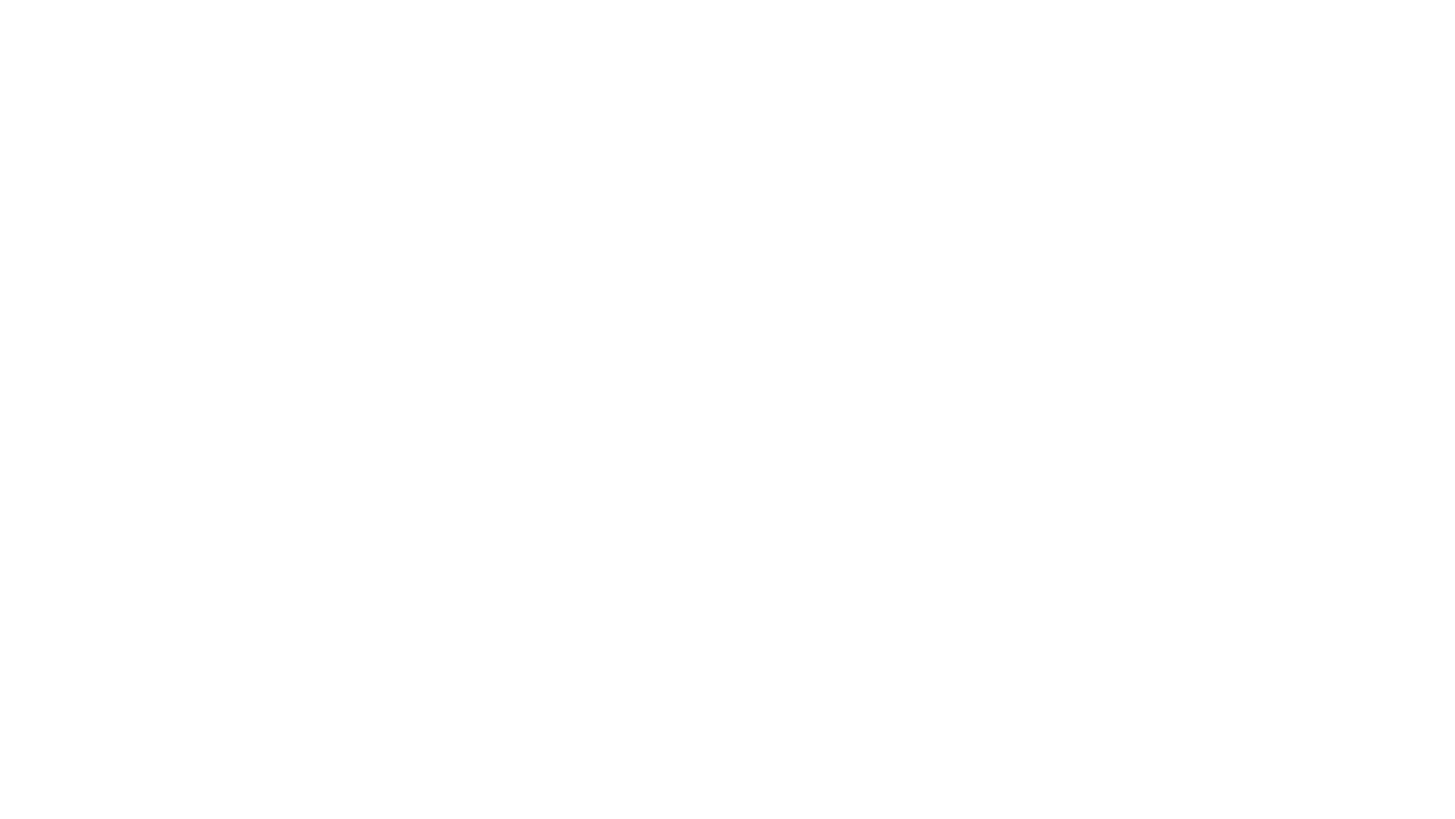
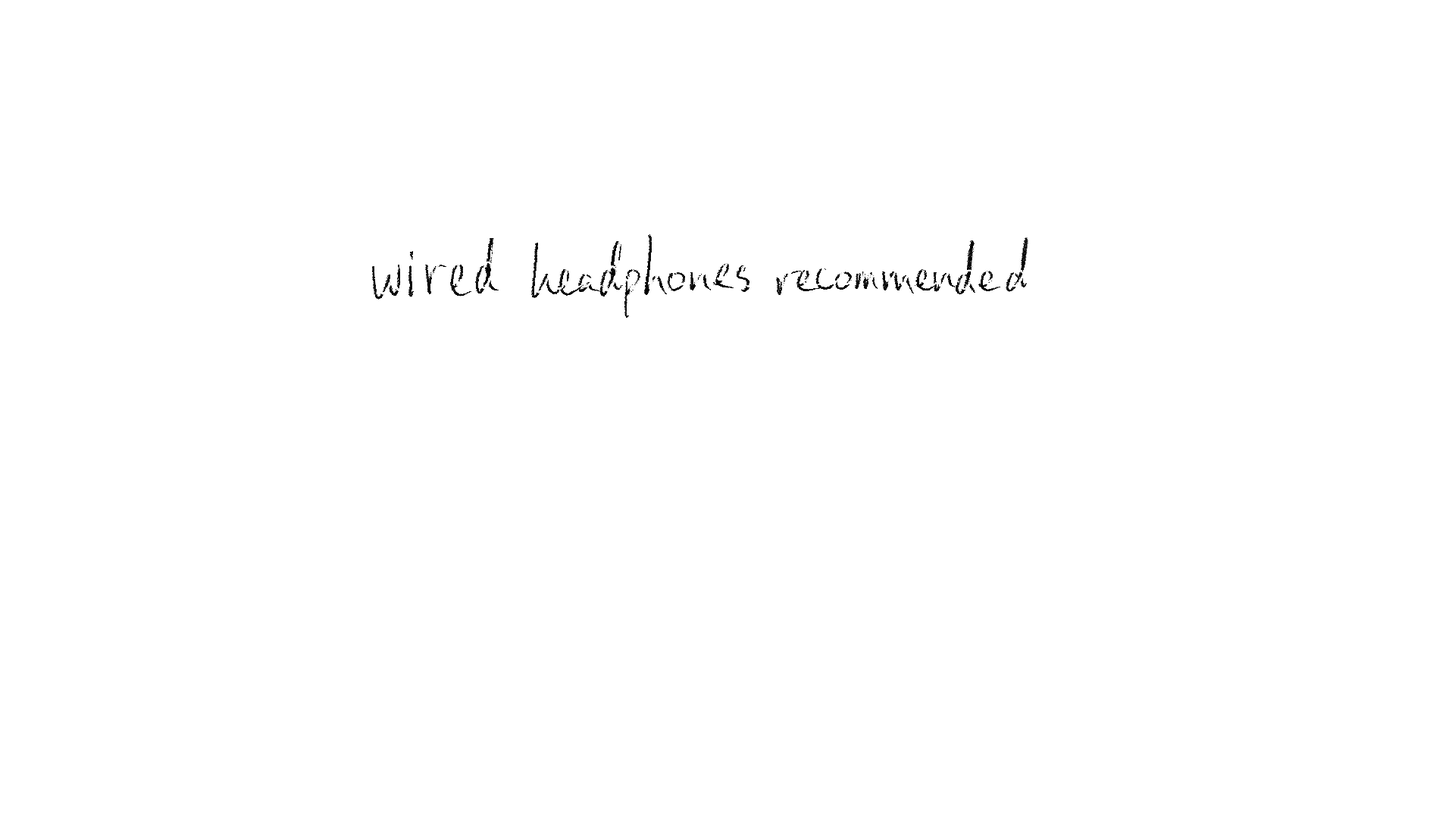
Layer changes from the first 1455 × 819 image to the second:
painted on "headphones" over [372, 234, 1029, 318]
